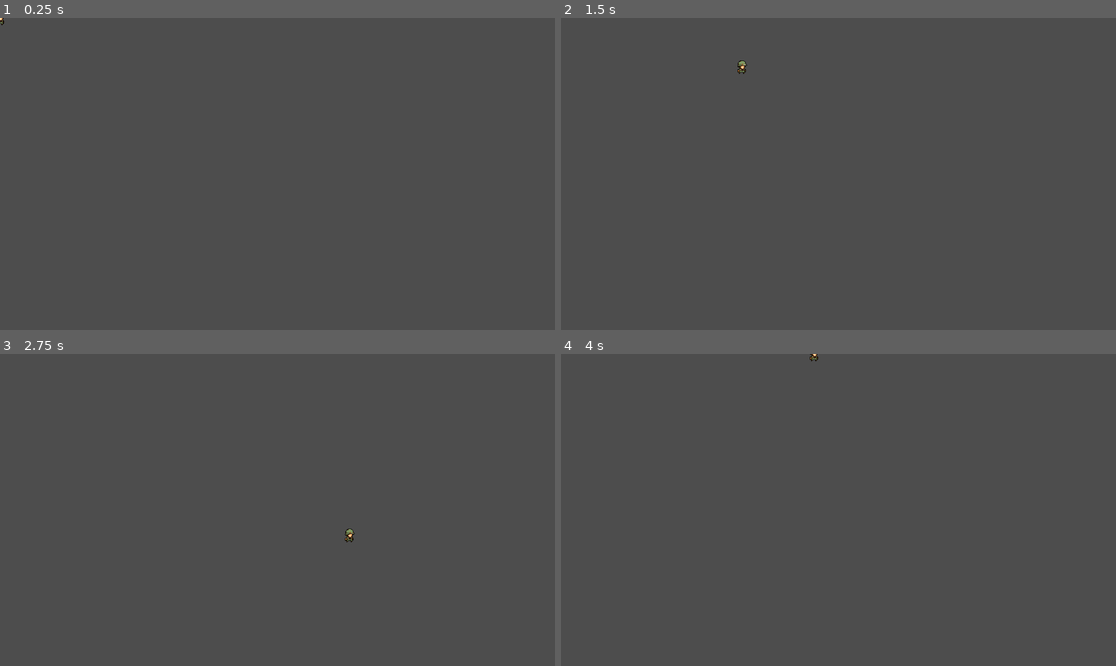
Above: before the commit, frames 1-4 (two rows, left to right).
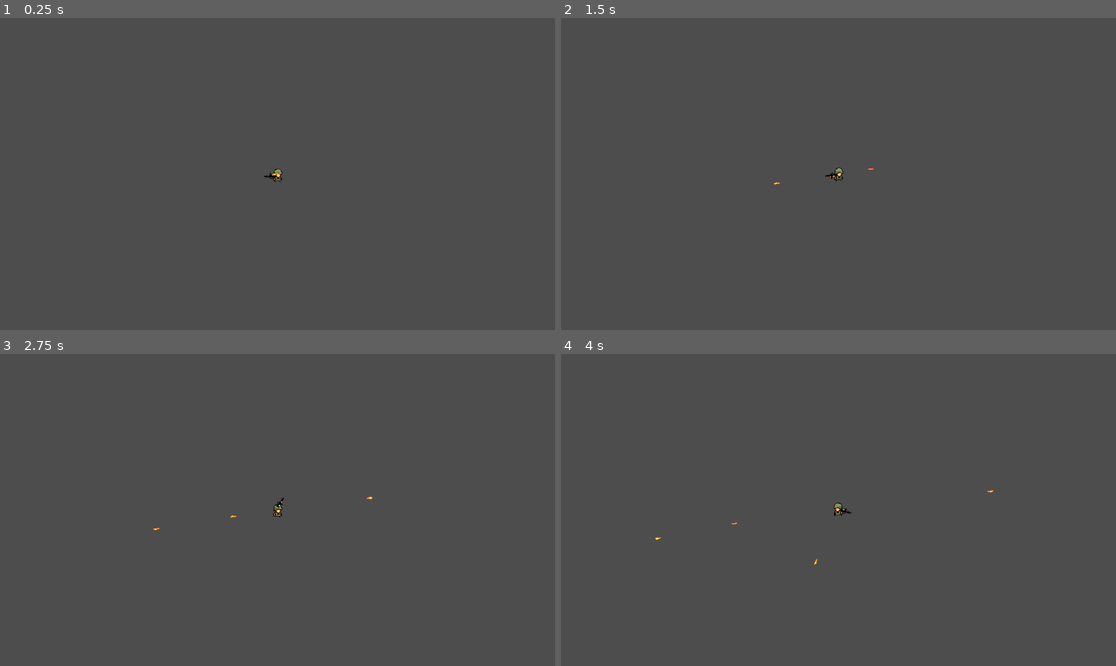
Above: after the commit, the same moments.

Repository: Atharv-Shukla-987/survivorrs
Game: Godot game, scene res://player.tscn
Two runs of this game, one before a commit and one after it. Both use one fixed random seed, a clock stepped at 60 frames per second and the inputs below. Before the commit the project has no main scene; this scene is started directly in both runs.
Inputs (mouse positions are in pixels of both pictures, inside the frame that each line leads up to):
- Up to frame 1 (0.25 s): no input
- Up to frame 2 (1.5 s): tap Enter at 0.5 s; move the mouse to (960, 158) at 0.52 s; hold Right (right) 0.53-1.28 s; tap Alt at 0.6 s; click (960, 158) at 0.67 s; move the mouse to (727, 189) at 1.27 s; hold Down (down) from 1.28 s (still down); tap Shift at 1.35 s; click (727, 189) at 1.42 s
- Up to frame 3 (2.75 s): move the mouse to (333, 441) at 2.02 s; release Down (down) at 2.03 s; hold Right (right) from 2.03 s (still down); tap Alt at 2.1 s; click (333, 441) at 2.17 s
- Up to frame 4 (4 s): tap Space at 2.75 s; move the mouse to (810, 572) at 2.77 s; release Right (right) at 2.78 s; hold Up (up) 2.78-3.53 s; tap Shift at 2.85 s; click (810, 572) at 2.92 s; move the mouse to (1005, 556) at 3.52 s; hold Left (left) from 3.53 s (still down); tap Alt at 3.6 s; click (1005, 556) at 3.67 s

The runs differ from the first frame. In frame 1, less than 0.1% of the frame differs, in the area x 0-51%, y 0-53%; in frame 2, 0.1%; in frame 3, 0.1%, in the area x 27-68%, y 45-61%; in frame 4, 0.1%.

Commit message:
added bullet and fixed firing

Diff:
--- /dev/null
+++ b/bullet.tscn
@@ -0,0 +1,57 @@
+[gd_scene format=3 uid="uid://c2jb7dtrx4rce"]
+
+[ext_resource type="Texture2D" uid="uid://booawcvlkrla2" path="res://assets/New_All_Fire_Bullet_Pixel_16x16/All_Fire_Bullet_Pixel_16x16_00.png" id="1_v7oki"]
+[ext_resource type="Script" uid="uid://bdiqs0wstj5t5" path="res://script/bullet.gd" id="1_v8qja"]
+
+[sub_resource type="AtlasTexture" id="AtlasTexture_v8qja"]
+atlas = ExtResource("1_v7oki")
+region = Rect2(256, 144, 16, 16)
+
+[sub_resource type="AtlasTexture" id="AtlasTexture_t4vbm"]
+atlas = ExtResource("1_v7oki")
+region = Rect2(272, 144, 16, 16)
+
+[sub_resource type="AtlasTexture" id="AtlasTexture_2b2rl"]
+atlas = ExtResource("1_v7oki")
+region = Rect2(288, 144, 16, 16)
+
+[sub_resource type="AtlasTexture" id="AtlasTexture_b7duk"]
+atlas = ExtResource("1_v7oki")
+region = Rect2(304, 144, 16, 16)
+
+[sub_resource type="SpriteFrames" id="SpriteFrames_t2bd8"]
+animations = [{
+"frames": [{
+"duration": 1.0,
+"texture": SubResource("AtlasTexture_v8qja")
+}, {
+"duration": 1.0,
+"texture": SubResource("AtlasTexture_t4vbm")
+}, {
+"duration": 1.0,
+"texture": SubResource("AtlasTexture_2b2rl")
+}, {
+"duration": 1.0,
+"texture": SubResource("AtlasTexture_b7duk")
+}],
+"loop": true,
+"name": &"default",
+"speed": 5.0
+}]
+
+[sub_resource type="RectangleShape2D" id="RectangleShape2D_h0pa3"]
+size = Vector2(10, 3)
+
+[node name="bullet" type="Area2D" unique_id=951346168]
+collision_layer = 4
+collision_mask = 2
+script = ExtResource("1_v8qja")
+
+[node name="AnimatedSprite2D" type="AnimatedSprite2D" parent="." unique_id=942894706]
+sprite_frames = SubResource("SpriteFrames_t2bd8")
+autoplay = "default"
+frame_progress = 0.15627596
+
+[node name="CollisionShape2D" type="CollisionShape2D" parent="." unique_id=1340117444]
+position = Vector2(1, 0.5)
+shape = SubResource("RectangleShape2D_h0pa3")
--- a/player.tscn
+++ b/player.tscn
@@ -2,6 +2,27 @@
 
 [ext_resource type="Texture2D" uid="uid://b3jvwid0uh378" path="res://assets/vietnam_war1.png" id="1_4flbx"]
 [ext_resource type="Script" uid="uid://6tg3yfw5lwc1" path="res://script/player.gd" id="1_onrkg"]
+[ext_resource type="PackedScene" uid="uid://c2jb7dtrx4rce" path="res://bullet.tscn" id="2_i3pqv"]
+
+[sub_resource type="AtlasTexture" id="AtlasTexture_n7ghd"]
+atlas = ExtResource("1_4flbx")
+region = Rect2(0, 66, 32, 33)
+
+[sub_resource type="AtlasTexture" id="AtlasTexture_nvl01"]
+atlas = ExtResource("1_4flbx")
+region = Rect2(32, 66, 32, 33)
+
+[sub_resource type="AtlasTexture" id="AtlasTexture_ivps1"]
+atlas = ExtResource("1_4flbx")
+region = Rect2(64, 66, 32, 33)
+
+[sub_resource type="AtlasTexture" id="AtlasTexture_bwjto"]
+atlas = ExtResource("1_4flbx")
+region = Rect2(0, 96, 32, 32)
+
+[sub_resource type="AtlasTexture" id="AtlasTexture_606se"]
+atlas = ExtResource("1_4flbx")
+region = Rect2(32, 96, 32, 32)
 
 [sub_resource type="AtlasTexture" id="AtlasTexture_onrkg"]
 atlas = ExtResource("1_4flbx")
@@ -37,6 +58,31 @@
 
 [sub_resource type="SpriteFrames" id="SpriteFrames_n7ghd"]
 animations = [{
+"frames": [{
+"duration": 1.0,
+"texture": SubResource("AtlasTexture_n7ghd")
+}, {
+"duration": 1.0,
+"texture": SubResource("AtlasTexture_nvl01")
+}, {
+"duration": 1.0,
+"texture": SubResource("AtlasTexture_ivps1")
+}],
+"loop": true,
+"name": &"damage",
+"speed": 5.0
+}, {
+"frames": [{
+"duration": 1.0,
+"texture": SubResource("AtlasTexture_bwjto")
+}, {
+"duration": 1.0,
+"texture": SubResource("AtlasTexture_606se")
+}],
+"loop": false,
+"name": &"death",
+"speed": 5.0
+}, {
 "frames": [{
 "duration": 1.0,
 "texture": SubResource("AtlasTexture_onrkg")
@@ -75,14 +121,43 @@
 [sub_resource type="CircleShape2D" id="CircleShape2D_i3pqv"]
 radius = 7.28011
 
+[sub_resource type="AtlasTexture" id="AtlasTexture_urp6f"]
+atlas = ExtResource("1_4flbx")
+region = Rect2(62, 99, 62, 33)
+
+[sub_resource type="SpriteFrames" id="SpriteFrames_bwjto"]
+animations = [{
+"frames": [{
+"duration": 1.0,
+"texture": SubResource("AtlasTexture_urp6f")
+}],
+"loop": true,
+"name": &"default",
+"speed": 5.0
+}]
+
 [node name="CharacterBody2D" type="CharacterBody2D" unique_id=178775762]
 script = ExtResource("1_onrkg")
+bulletscene = ExtResource("2_i3pqv")
 
 [node name="AnimatedSprite2D" type="AnimatedSprite2D" parent="." unique_id=1979014070]
 sprite_frames = SubResource("SpriteFrames_n7ghd")
 animation = &"idle"
-frame_progress = 0.38872343
 
 [node name="CollisionShape2D" type="CollisionShape2D" parent="." unique_id=1800449227]
 position = Vector2(1, 12)
 shape = SubResource("CircleShape2D_i3pqv")
+
+[node name="pivit" type="Node2D" parent="." unique_id=1427833127]
+
+[node name="gun" type="AnimatedSprite2D" parent="pivit" unique_id=730861363]
+position = Vector2(3.0000002, 19)
+rotation = 1.5707964
+scale = Vector2(0.52097607, 0.8678756)
+sprite_frames = SubResource("SpriteFrames_bwjto")
+autoplay = "default"
+frame_progress = 0.55177003
+
+[node name="muzzle" type="Marker2D" parent="pivit/gun" unique_id=1046002491]
+
+[node name="Camera2D" type="Camera2D" parent="." unique_id=1392235212]
--- a/project.godot
+++ b/project.godot
@@ -11,6 +11,7 @@
 [application]
 
 config/name="survivorrs"
+run/main_scene="uid://enxe4vhixf0l"
 config/features=PackedStringArray("4.6", "GL Compatibility")
 config/icon="res://assets/icon.svg"
 
--- /dev/null
+++ b/script/bullet.gd
@@ -0,0 +1,21 @@
+extends Area2D
+
+
+const speed = 100
+var direction = Vector2.RIGHT
+var damage = 50
+func _ready() -> void:
+	body_entered.connect(_on_body_entered)
+
+
+
+func _physics_process(delta: float) -> void:
+	position = position + (direction * speed * delta)
+	rotation = direction.angle()
+
+
+
+func _on_body_entered(body) -> void:
+	if body.has_method("damage") :
+		body.damage(damage)
+		queue_free()
--- a/script/player.gd
+++ b/script/player.gd
@@ -1,12 +1,28 @@
 extends CharacterBody2D
 
-var speed= 500
+const maxhlt = 100
+const firingrate = 1
+@onready var pivit: Node2D = $pivit
+
+@onready var gun: AnimatedSprite2D = $pivit/gun
+@onready var muzzle: Marker2D = $pivit/gun/muzzle
+
+@export var bulletscene : PackedScene
+
+var speed=100
 @onready var animated_sprite_2d: AnimatedSprite2D = $AnimatedSprite2D
+var isattacking: bool = false
+var ishurt :bool = false
+
+var hlt = maxhlt
+var firingtimmer = 0.0
+
 
 
 func _physics_process(delta: float) -> void:
 	var direc = Vector2.ZERO
 	direc.x = Input.get_axis("left" , "right")
+
 	direc.y = Input.get_axis("up","down")
 
 	if direc != Vector2.ZERO :
@@ -15,3 +31,84 @@
 
 	velocity = speed * direc
 	move_and_slide()
+
+
+	animation(direc)
+	flip(direc)
+	gunaim()
+	firing(delta)
+
+
+
+func animation(direc:Vector2) -> void :
+	if isattacking or ishurt :
+		return
+	if direc == Vector2.ZERO :
+		animated_sprite_2d.play("idle")
+	else:
+		animated_sprite_2d.play("running")
+
+
+
+
+func gunaim()-> void:
+	var mouseposition = get_global_mouse_position()
+	pivit.look_at(mouseposition)
+	pivit.rotation_degrees -= 90
+	if cos(pivit.rotation) > 0 :
+		gun.flip_v = true
+	else :
+		gun.flip_v =false
+
+
+
+# for sprite flippp
+
+func flip(direc : Vector2)-> void:
+	if direc.x > 0 :
+		animated_sprite_2d.flip_h = false
+
+
+	elif direc.x < 0 :
+		animated_sprite_2d.flip_h = true
+
+
+func damage(amt) -> void:
+	if ishurt == true :
+		return
+
+	hlt = hlt - amt
+	if hlt <= 0 :
+		pass
+
+	animated_sprite_2d.play("damage")
+
+
+
+func dead()-> void:
+	animated_sprite_2d.play("death")
+	gun.visible = false
+	set_physics_process(false)
+	await get_tree().create_timer(0.43).timeout
+	queue_free()
+
+
+
+
+func firing(delta) -> void :
+	firingtimmer -= delta
+	if firingtimmer <= 0.0:
+		firingtimmer = firingrate
+		shoot()
+
+
+
+
+func shoot( ) -> void :
+	print("hh")
+	if bulletscene == null :
+		return
+	var bullet = bulletscene.instantiate()
+	get_tree().current_scene.add_child(bullet)
+	bullet.global_position = muzzle.global_position
+	bullet.direction = (get_global_mouse_position() - muzzle.global_position).normalized()
Binary file added: assets/New_All_Fire_Bullet_Pixel_16x16/All_Fire_Bullet_Pixel_16x16_00.png
Not shown, added: assets/New_All_Fire_Bullet_Pixel_16x16/All_Fire_Bullet_Pixel_16x16_00.png.import
Binary file added: assets/New_All_Fire_Bullet_Pixel_16x16/All_Fire_Bullet_Pixel_16x16_01.png
Not shown, added: assets/New_All_Fire_Bullet_Pixel_16x16/All_Fire_Bullet_Pixel_16x16_01.png.import
Binary file added: assets/New_All_Fire_Bullet_Pixel_16x16/All_Fire_Bullet_Pixel_16x16_02.png
Not shown, added: assets/New_All_Fire_Bullet_Pixel_16x16/All_Fire_Bullet_Pixel_16x16_02.png.import
Binary file added: assets/New_All_Fire_Bullet_Pixel_16x16/All_Fire_Bullet_Pixel_16x16_03.png
Not shown, added: assets/New_All_Fire_Bullet_Pixel_16x16/All_Fire_Bullet_Pixel_16x16_03.png.import
Binary file added: assets/New_All_Fire_Bullet_Pixel_16x16/All_Fire_Bullet_Pixel_16x16_04.png
Not shown, added: assets/New_All_Fire_Bullet_Pixel_16x16/All_Fire_Bullet_Pixel_16x16_04.png.import
Binary file added: assets/New_All_Fire_Bullet_Pixel_16x16/All_Fire_Bullet_Pixel_16x16_05.png
Not shown, added: assets/New_All_Fire_Bullet_Pixel_16x16/All_Fire_Bullet_Pixel_16x16_05.png.import
(and 5 more such lines)
